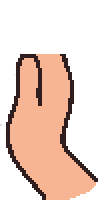
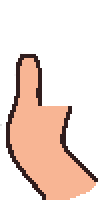
Before/after of a 100px x 200px layered artwork. What changed in the layer stack:
painted on "Hand.xcf" over (x1=36, y1=52, x2=74, y2=107)
